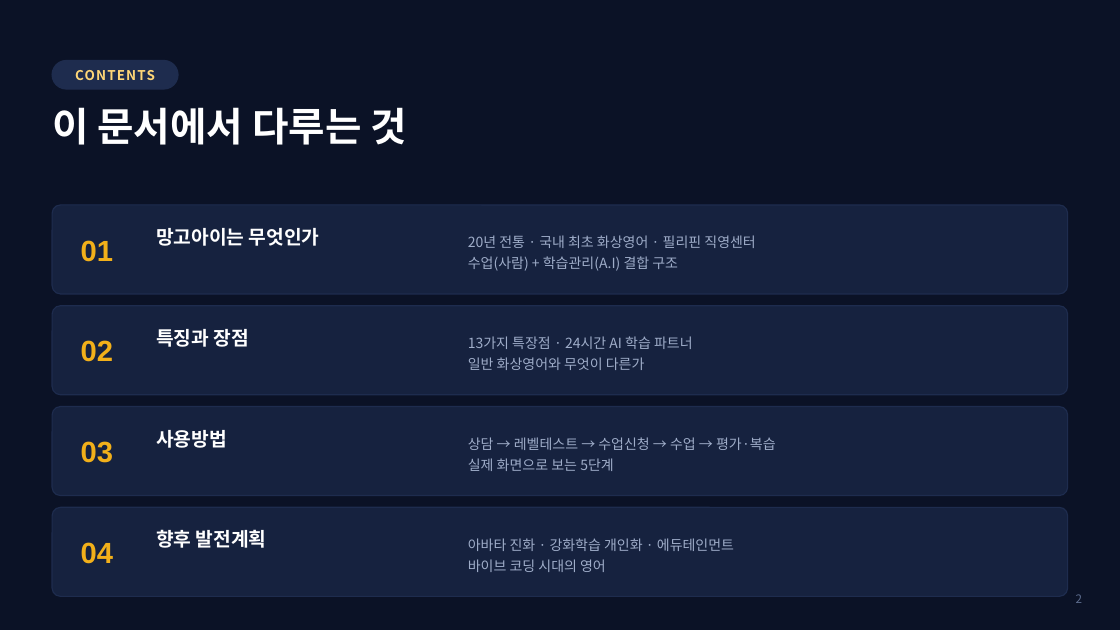
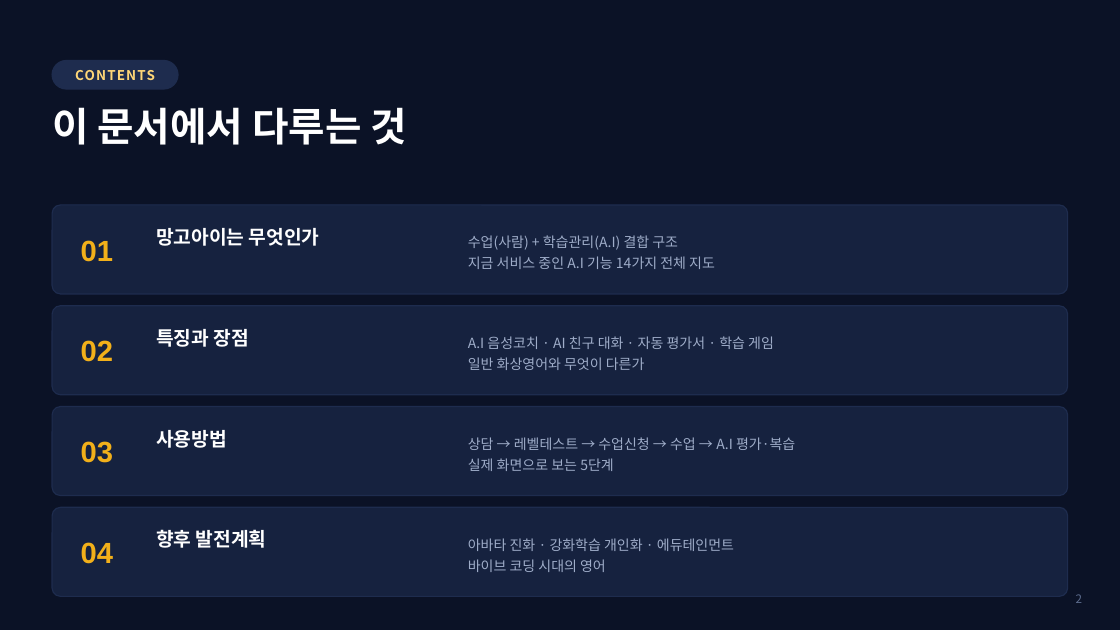
Before and after one commit to navy111p-sudo/mangoiweb, a slide deck: slide 2 of docs/망고아이_홈페이지_안내_2026-08-17.pptx. Drawn at 1120x630 pixels with LibreOffice and Linux fonts; fonts in the diff are those of the drawing. Boxes give left, top, right and bottom in pixels: in the first picture for what was removed or moved away, otherwise in the second. Text is boxed around its words. In the diff, an @@ line names an element or a change of style, - is before the commit and + after.

```diff
--- a/docs/망고아이_홈페이지_안내_2026-08-17.pptx
+++ b/docs/망고아이_홈페이지_안내_2026-08-17.pptx
@@ text at (468, 235, 755, 248): paragraph removed @@
-20년 전통 · 국내 최초 화상영어 · 필리핀 직영센터
@@ text at (468, 256, 715, 269): paragraph added @@
+지금 서비스 중인 A.I 기능 14가지 전체 지도
@@ text at (468, 336, 774, 349): text changed @@
-13가지 특장점 · 24시간 AI 학습 파트너
+A.I 음성코치 · AI 친구 대화 · 자동 평가서 · 학습 게임
@@ text at (468, 437, 795, 450): text changed @@
-상담 → 레벨테스트 → 수업신청 → 수업 → 평가·복습
+상담 → 레벨테스트 → 수업신청 → 수업 → A.I 평가·복습
```
Also in this commit, not shown: 29 other slides changed, 1 slide added.
